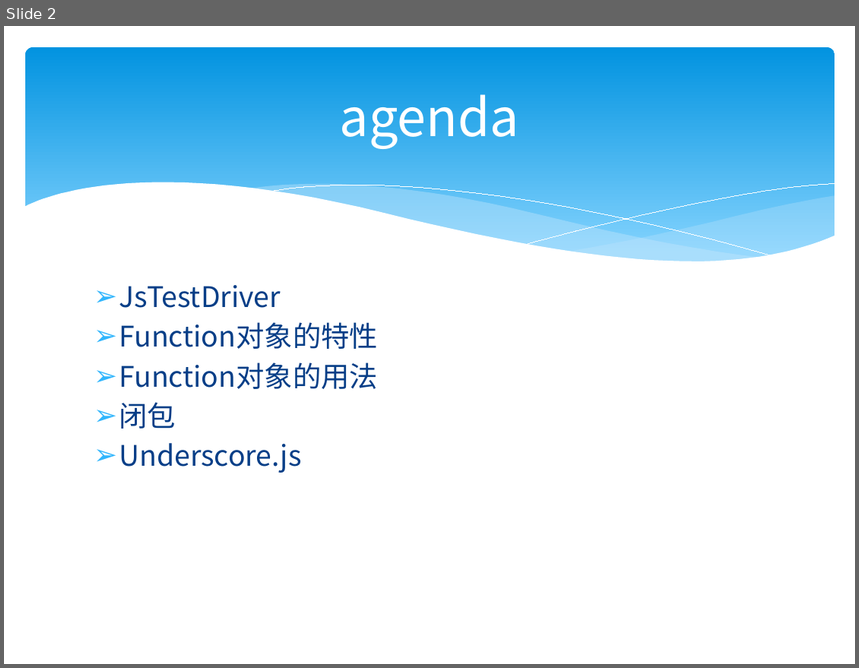
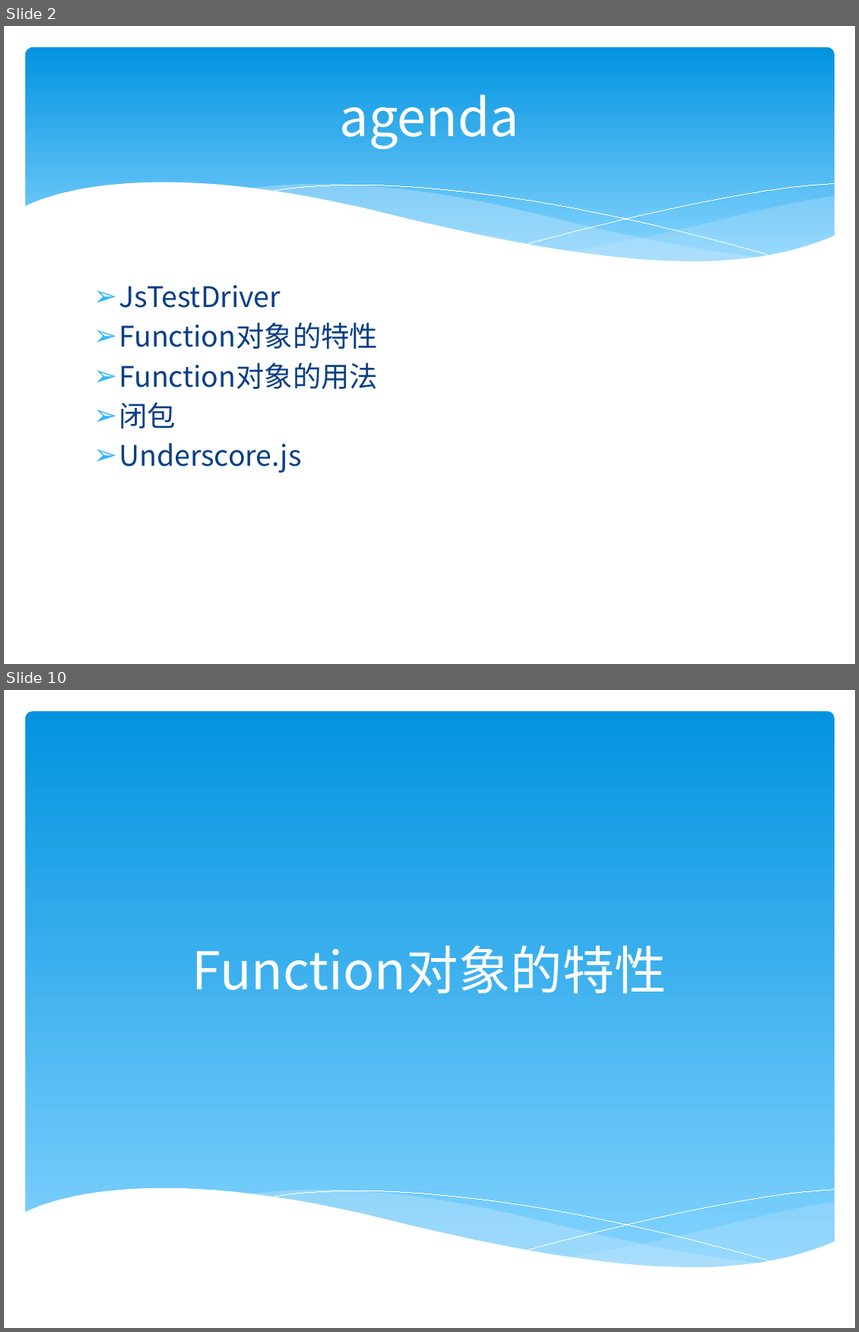
Before and after one commit to zjumty/jsfunc_training, a slide deck: JavaScriptFunctionObject.pptx. Shown one above the other, each under a label of ours: slide 2 before the commit, slides 2 and 10 after it; the slides between them are not shown. The pictures are 859x668 and 859x1332 pixels, drawn with LibreOffice and Linux fonts; fonts in the diff are those of the drawing. Boxes give left, top, right and bottom in pixels: in the first picture for what was removed or moved away, otherwise in the second. Text is boxed around its words. In the diff, an @@ line names an element or a change of style, - is before the commit and + after.

```diff
--- a/JavaScriptFunctionObject.pptx
+++ b/JavaScriptFunctionObject.pptx
@@ slide 10 added at (4, 690, 855, 1328), background #FFFFFF @@
@@ rounded rectangle added at (25, 711, 835, 1273), fill gradient #0293E0 to #83D3FE @@
@@ title added at (192, 945, 667, 994), 44 pt, text #FFFFFF @@
+Function对象的特性
@@ group added at (24, 1189, 835, 1313): 5 freeform shapes @@
```
Also in this commit, not shown: 1 slide changed, 7 other slides added, 3 other files.
